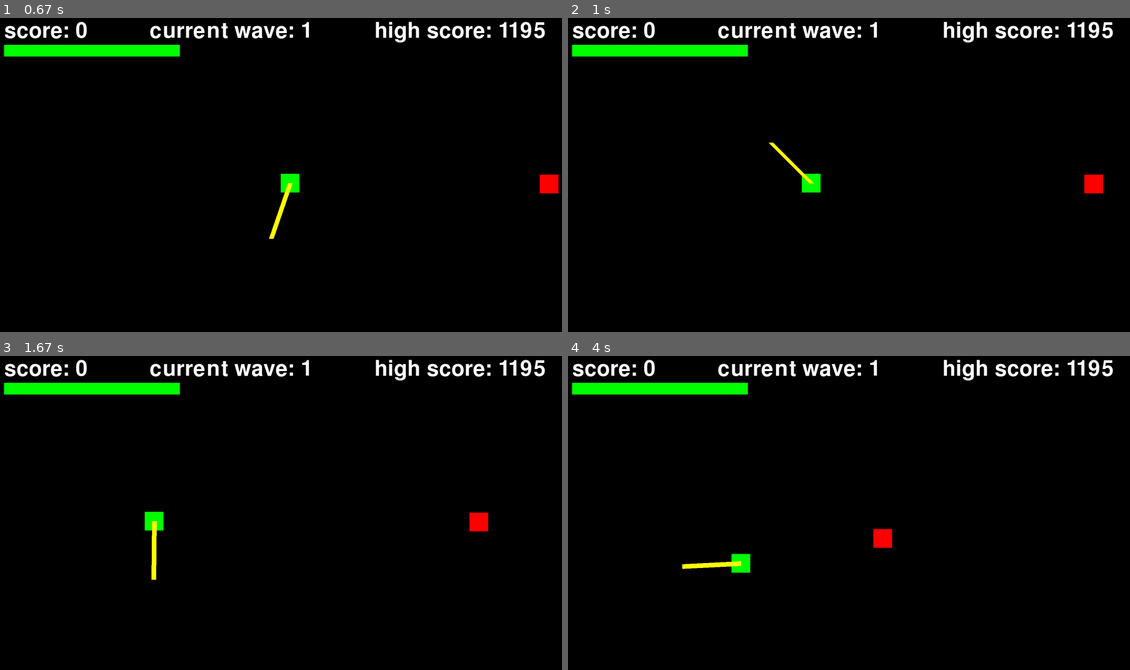
Above: before the commit, frames 1-4 (two rows, left to right).
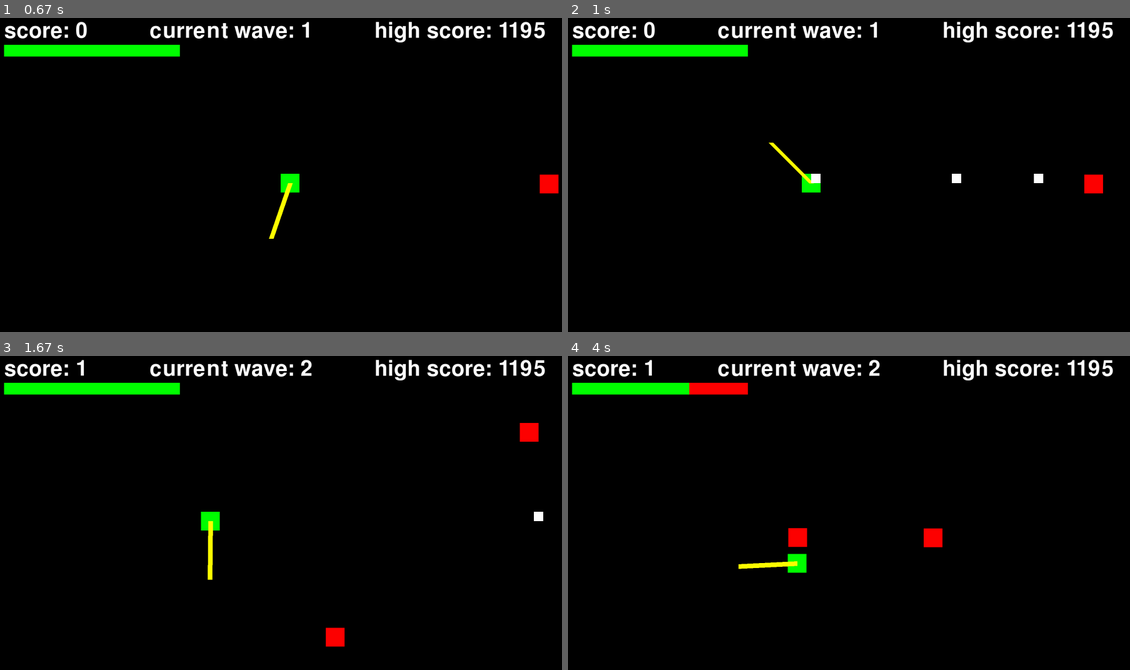
Above: after the commit, the same moments.

Repository: hutgib2/games_site
Game: pygame game, started from games/roguelike/src/main.py
The game is run twice, just before and just after one commit, with the same random seed, the same clock (stepped at 60 frames per second) and the same inputs.
Inputs:
- Up to frame 1 (0.67 s): tap P at 0.33 s
- Up to frame 2 (1 s): hold K from 0.67 s (still down); hold Left from 0.67 s (still down)
- Up to frame 3 (1.67 s): release K at 1.2 s; release Left at 1.2 s; hold Left from 1.23 s (still down)
- Up to frame 4 (4 s): release Left at 1.77 s; hold Down 1.8-2.1 s; hold Left 2.13-2.53 s; hold Up 2.57-2.93 s; hold Right 2.97-3.6 s; hold Down from 3.63 s (still down)

Frame 1 is identical in both runs. In frame 2, 0.2% of the frame differs, in the area x 43-85%, y 49-53%; in frame 3, 1.5%; in frame 4, 1.9%, in the area x 13-67%, y 1-70%.

Commit message:
player can now fire automatically in roguelike

Diff:
--- a/games/roguelike/src/game/roguelike.py
+++ b/games/roguelike/src/game/roguelike.py
@@ -7,6 +7,7 @@
 from game.settings import *
 from game.textSprite import TextSprite
 from utils.async_clock import AsyncClock
+from utils.timer import Timer
 
 WEB = sys.platform == "emscripten"
 
@@ -25,6 +26,9 @@
         self.powerups = []
         self.active_effects = {}
         self.particles = []
+        self.can_shoot = False
+        self.shoot_cooldown = 200
+        self.shoot_timer = Timer(self.shoot_cooldown, self.reload, repeat=True, autostart=True)
         self.menu_sprites = pygame.sprite.Group()
         self.highscore = self.load_high_score()
         self.bg_image = pygame.image.load('assets/images/roguelike.png')
@@ -169,7 +173,6 @@
         with open("assets/highscore.txt", "w") as file:
             file.write(str(new_score))
 
-
     def reset_game(self):
         self.game_over = False
         self.score = 0
@@ -180,6 +183,27 @@
         self.current_wave = 1
         self.player_health = 3
         self.invincible_timer = 0
+
+    def reload(self):
+        self.can_shoot = True
+
+    def shoot(self):
+        self.direction = [self.dx, self.dy]
+        if self.direction == [0,0]:
+            self.choose_direction()
+        if 'rear shot' in self.active_effects:
+            self.bullets.append([self.player_x, self.player_y, -self.direction[0], -self.direction[1]])
+        if 'side shot' in self.active_effects:
+            self.bullets.append([self.player_x, self.player_y, self.direction[1], self.direction[0]])
+            self.bullets.append([self.player_x, self.player_y, -self.direction[1], -self.direction[0]])
+        if 'shotgun' in self.active_effects:
+            for sign in [-1, 1]:
+                self.offset = sign*math.radians(30)
+                new_dx = self.dx*math.cos(self.offset) - self.dy*math.sin(self.offset)
+                new_dy = self.dx*math.sin(self.offset) + self.dy*math.cos(self.offset)
+                self.bullets.append([self.player_x, self.player_y, new_dx, new_dy])
+        self.bullets.append([self.player_x, self.player_y, self.direction[0], self.direction[1]])
+        self.can_shoot = False
 
     async def run(self):
         while self.start_screen:
@@ -213,30 +237,13 @@
 
             # INPUTS
             for event in pygame.event.get():
-                    if event.type == pygame.QUIT:
-                       self.running = False
-                    if event.type == pygame.KEYDOWN:
-                        if event.key == pygame.K_k or event.key == pygame.K_SPACE:
-                            self.direction = [self.dx, self.dy]
-                            if self.direction == [0,0]:
-                                self.choose_direction()
-                            if 'rear shot' in self.active_effects:
-                                self.bullets.append([self.player_x, self.player_y, -self.direction[0], -self.direction[1]])
-                            if 'side shot' in self.active_effects:
-                                self.bullets.append([self.player_x, self.player_y, self.direction[1], self.direction[0]])
-                                self.bullets.append([self.player_x, self.player_y, -self.direction[1], -self.direction[0]])
-                            if 'shotgun' in self.active_effects:
-                                for sign in [-1, 1]:
-                                    self.offset = sign*math.radians(30)
-                                    new_dx = self.dx*math.cos(self.offset) - self.dy*math.sin(self.offset)
-                                    new_dy = self.dx*math.sin(self.offset) + self.dy*math.cos(self.offset)
-                                    self.bullets.append([self.player_x, self.player_y, new_dx, new_dy])
-                            self.bullets.append([self.player_x, self.player_y, self.direction[0], self.direction[1]])
-                        if self.game_over and event.key == pygame.K_r:
-                            self.reset_game()
-            self.dx = 0
-            self.dy = 0
+                if event.type == pygame.QUIT:
+                    self.running = False
+                if event.type == pygame.KEYDOWN:
+                    if self.game_over and event.key == pygame.K_r:
+                        self.reset_game()
             keys = pygame.key.get_pressed()
+            self.dx = self.dy = 0
             if keys[pygame.K_a] or keys[pygame.K_LEFT]:
                 self.player_x -= self.player_speed
                 self.dx = -1
@@ -249,10 +256,13 @@
             if keys[pygame.K_w] or keys[pygame.K_UP]:
                 self.player_y -= self.player_speed
                 self.dy = -1
+            if (keys[pygame.K_k] or keys[pygame.K_SPACE]) and self.can_shoot:
+                self.shoot()
             self.player_x =  max(0, min(self.player_x, WINDOW_WIDTH - 64))
             self.player_y = max(0, min(self.player_y, WINDOW_HEIGHT - 64))
 
             if not self.game_over:
+                self.shoot_timer.update()
 
         # MOVE ENEMIES
                 for enemy in self.enemies:
